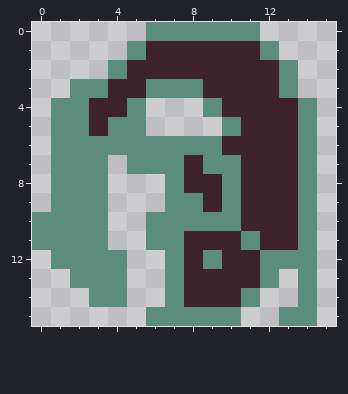
Pixel-art file, stored at Assets/_Textures/Rats/PackRat.ase. Above, as it was before the edit.
16x16 pixels, 1 frame.
And afterwards:
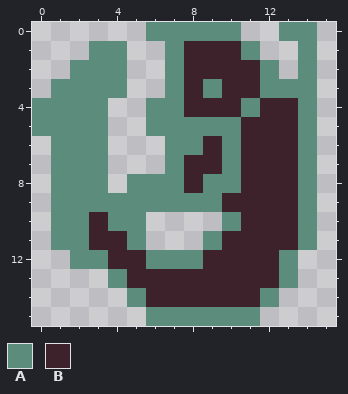
Palette (. is transparent): A #5b8c7c  B #3e222b
Difference:
Changed rows in their new state; - is an unchanged pixel.
first column x 0:
 0 -----------.-AA
 1 ---AA..A---A.-A
 2 --AA-..A----A.A
 3 -A--A..-BA--A-A
 4 A--A..AABB-A---
 5 A--A..AAAA-----
 6 ----...--BA----
 7 -----..--B-----
 8 -----AA--A-----
 9 ----AAA--AB----
10 .--BAA....-----
11 .--BBA...A-B---
12 -.--BBA-AB--B-.
13 --..-BBB----BA.
14 ---..ABB---BA-.
15 -----------A-..
Boxes around the changes in both pictures, in picture pixels (x1, y1, x2, y2):
changed: (32, 22, 317, 326)
